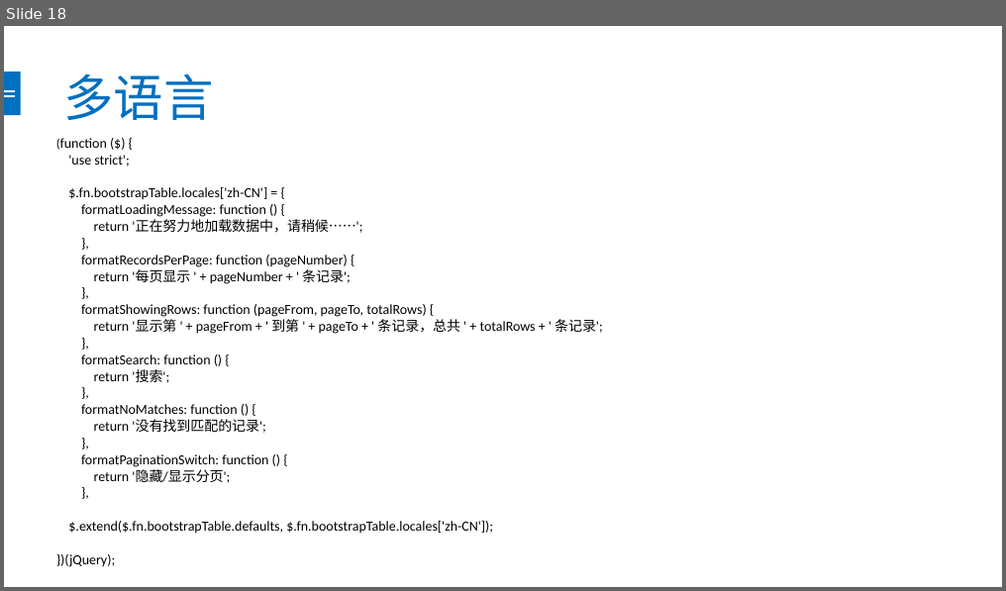
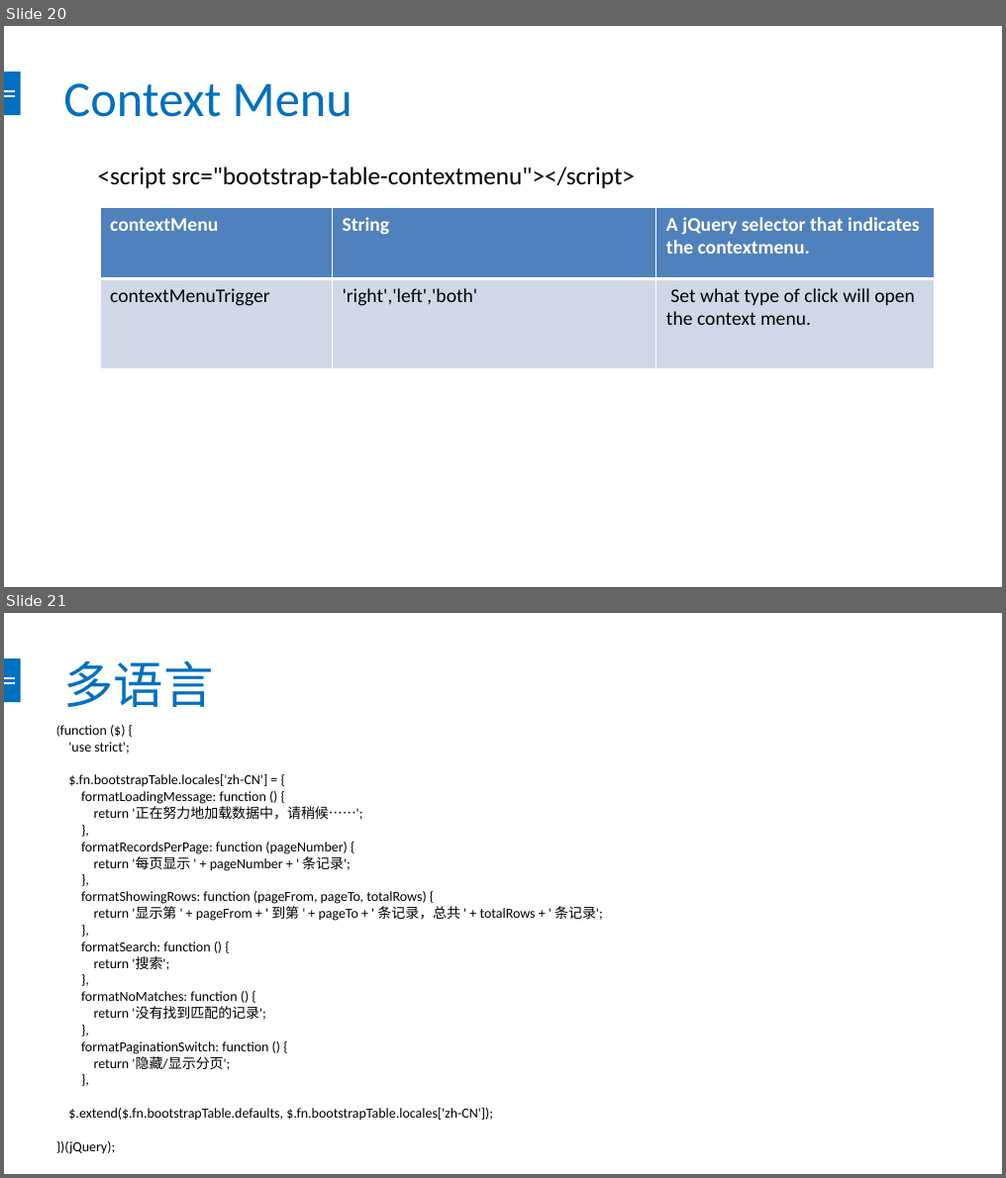
Before and after one commit to chendingguo/workspace, a slide deck: springboot-mybatis-master/bootstrap-table.pptx. Shown one above the other, each under a label of ours: slide 18 before the commit, slides 20 and 21 after it. The pictures are 1006x591 and 1006x1178 pixels, drawn with LibreOffice and Linux fonts; fonts in the diff are those of the drawing. Boxes give left, top, right and bottom in pixels: in the first picture for what was removed or moved away, otherwise in the second. Text is boxed around its words. In the diff, an @@ line names an element or a change of style, - is before the commit and + after.

```diff
--- a/springboot-mybatis-master/bootstrap-table.pptx
+++ b/springboot-mybatis-master/bootstrap-table.pptx
@@ slide 20 added at [4, 26, 1002, 587], background #FFFFFF; not listed: 3 template elements that a slide beside it also shows @@
@@ title added at [63, 83, 352, 117], 36 pt, text #0070C0 @@
+Context Menu
@@ text added at [98, 167, 635, 188], 18 pt, text #000000 @@
+<script src="bootstrap-table-contextmenu"></script>
@@ table added at [100, 207, 935, 370], 2 rows, 3 columns @@
+contextMenu | String | A jQuery selector that indicates the contextmenu.
+contextMenuTrigger | 'right','left','both' | Set what type of click will open the context menu.
@@ what was slide 18 is now slide 21 @@
```
Also in this commit, not shown: 6 slides changed, 3 other slides added, 3 slides removed, 29 other files.
